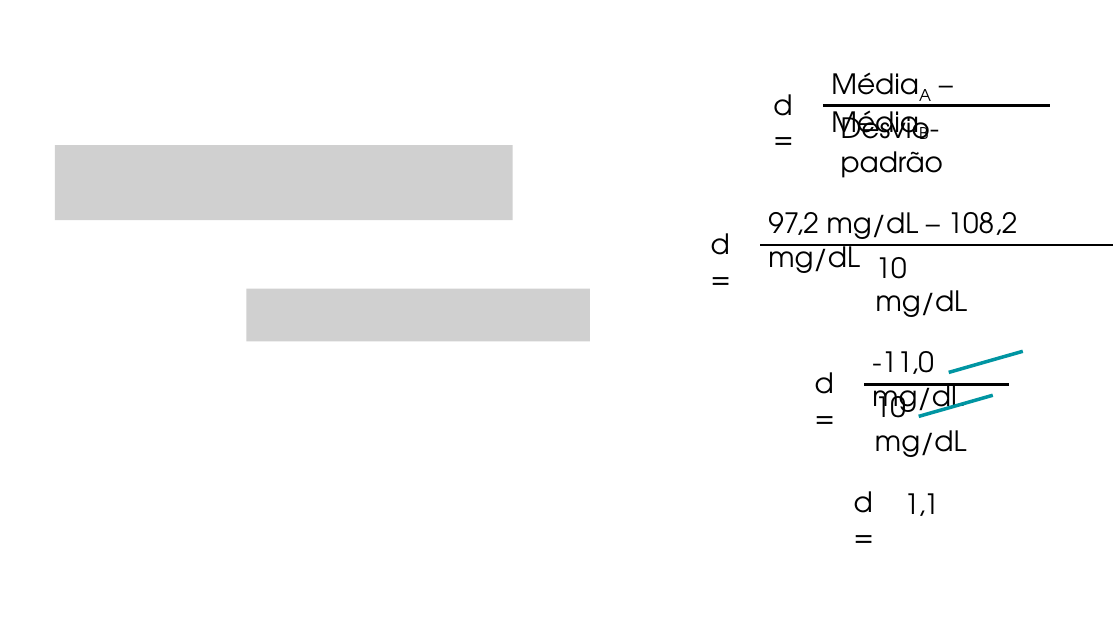
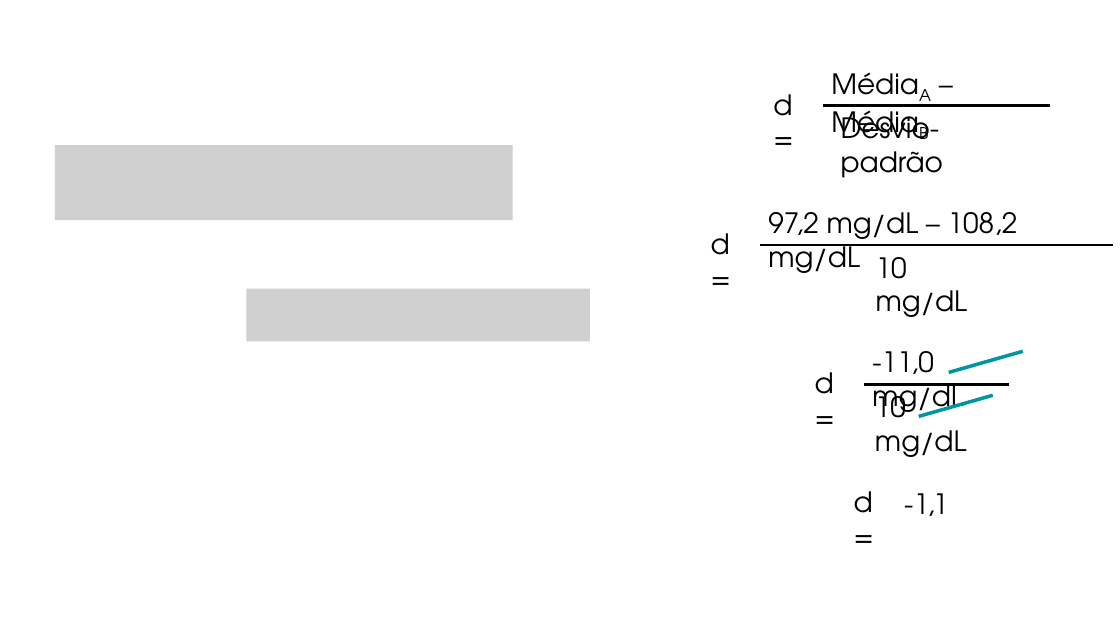
Before and after one commit to fernandaperes/Blog_, a slide deck: slide 7 of content/blog/te-teste-t-independente/Imagens artigo.pptx. Drawn at 1120x630 pixels with LibreOffice and Linux fonts; fonts in the diff are those of the drawing; grey boxes stand for pictures. Boxes give left, top, right and bottom in pixels: in the first picture for what was removed or moved away, otherwise in the second. Text is boxed around its words. In the diff, an @@ line names an element or a change of style, - is before the commit and + after.

```diff
--- a/content/blog/te-teste-t-independente/Imagens artigo.pptx
+++ b/content/blog/te-teste-t-independente/Imagens artigo.pptx
@@ text at (904,493,948,516): text changed @@
-1,1
+-1,1
```
Also in this commit, not shown: 3 other files.
